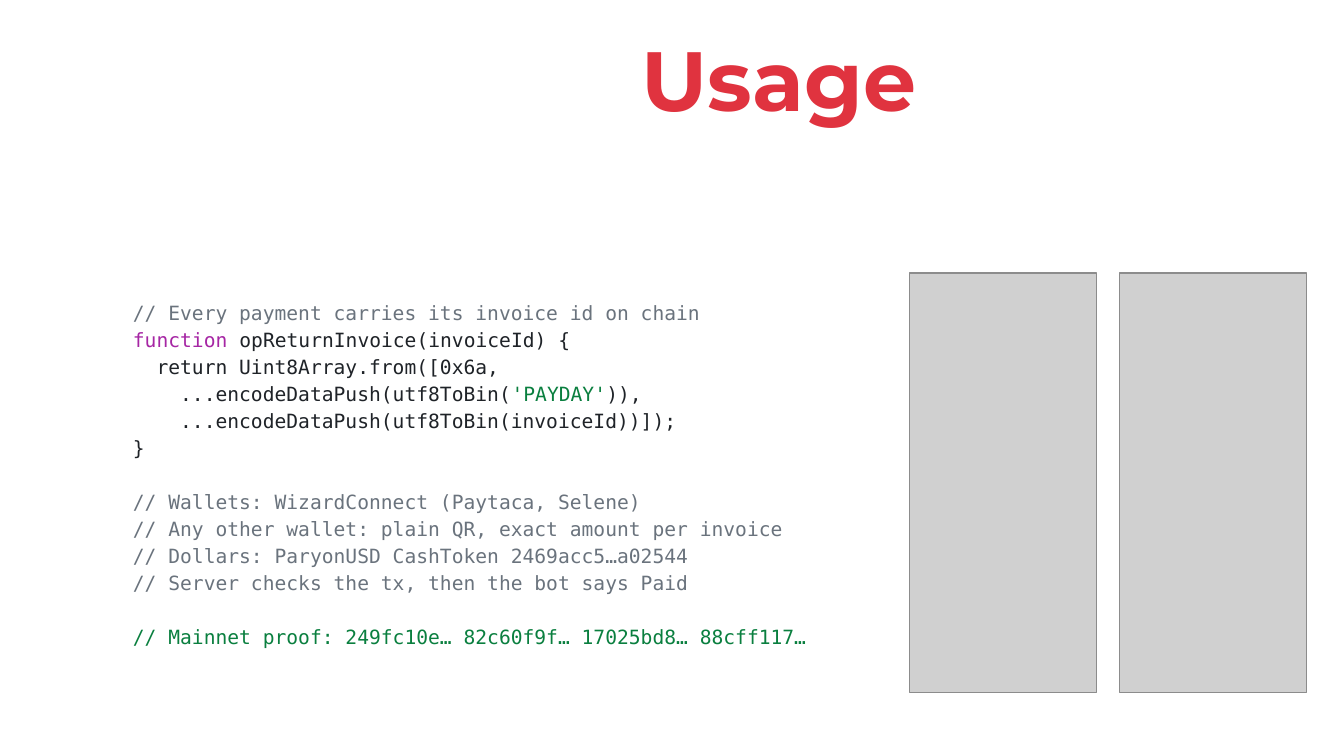
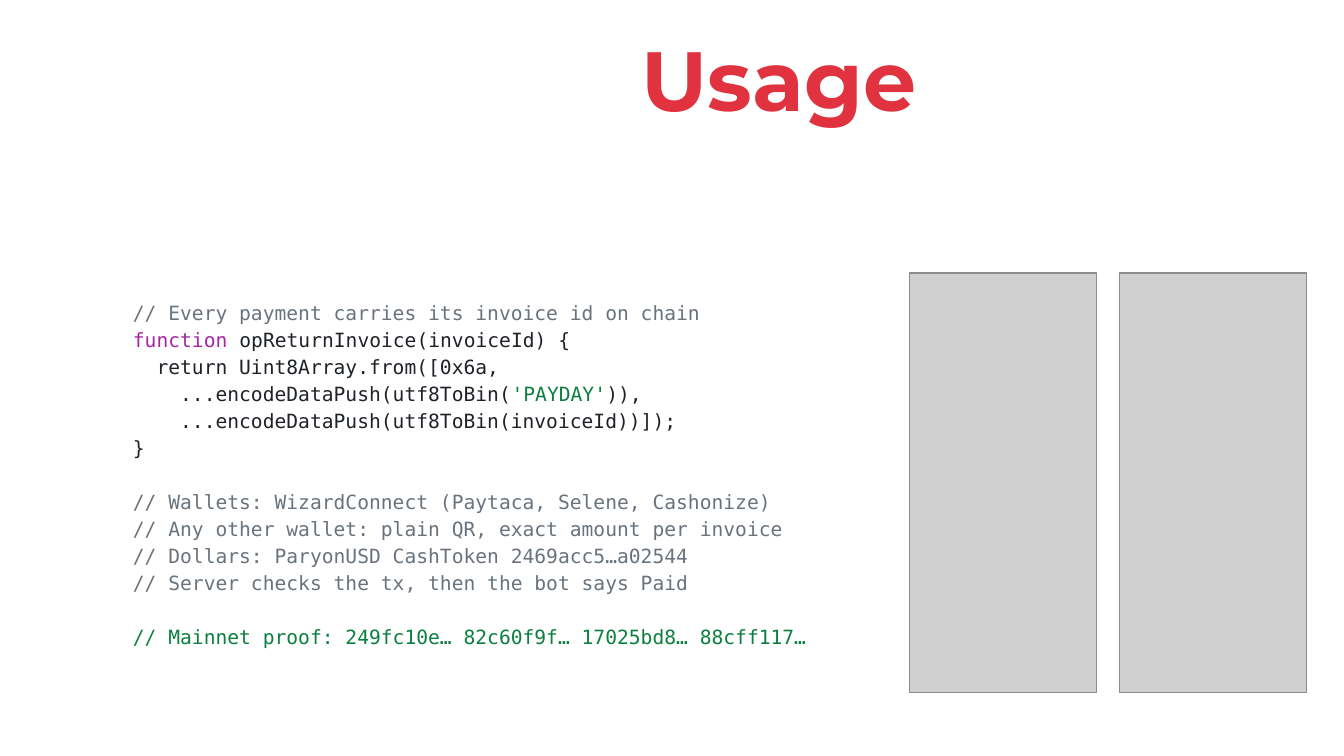
Before and after one commit to Finney06/payday, a slide deck: slide 5 of public/slides/Payday-BCH-BLAZE-2026.pptx. Drawn at 1344x756 pixels with LibreOffice and Linux fonts; fonts in the diff are those of the drawing; grey boxes stand for pictures; background and template pictures are left out. Boxes give left, top, right and bottom in pixels: in the first picture for what was removed or moved away, otherwise in the second. Text is boxed around its words. In the diff, an @@ line names an element or a change of style, - is before the commit and + after.

Commit message:
Add Cashonize: tested wallets and mainnet proof in README, site and slides

```diff
--- a/public/slides/Payday-BCH-BLAZE-2026.pptx
+++ b/public/slides/Payday-BCH-BLAZE-2026.pptx
@@ text at (x1=168, y1=494, x2=771, y2=513): text changed @@
-// Wallets: WizardConnect (Paytaca, Selene)
+// Wallets: WizardConnect (Paytaca, Selene, Cashonize)
```
Also in this commit, not shown: 1 other slide changed, 5 other files.
